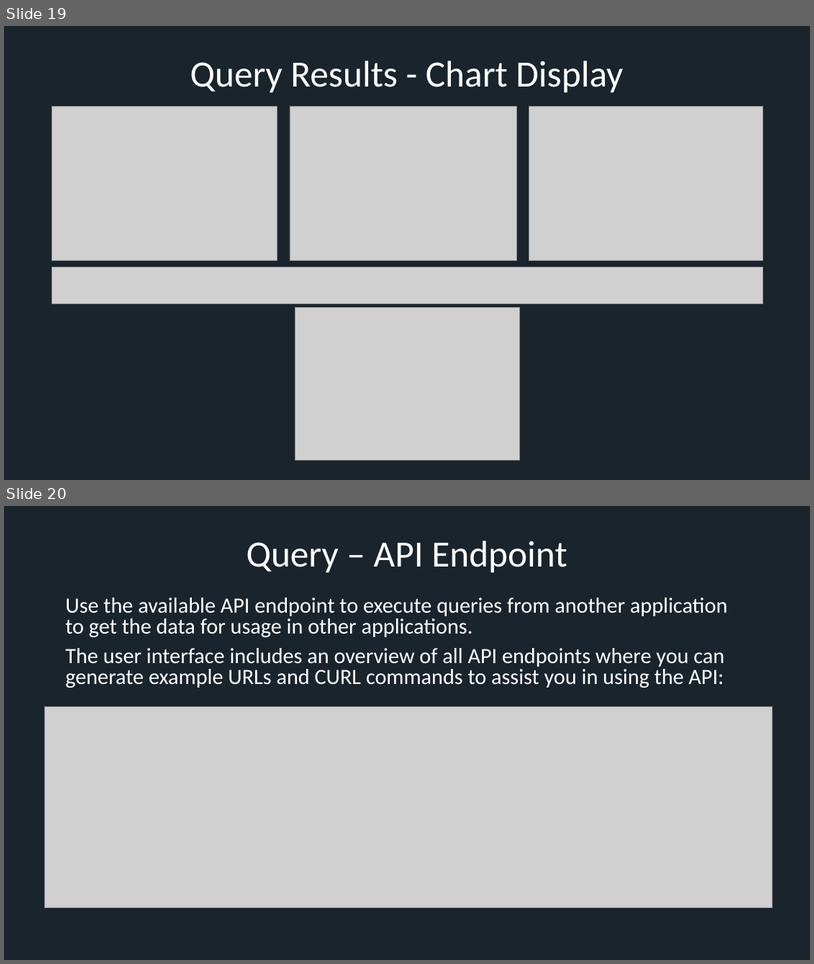
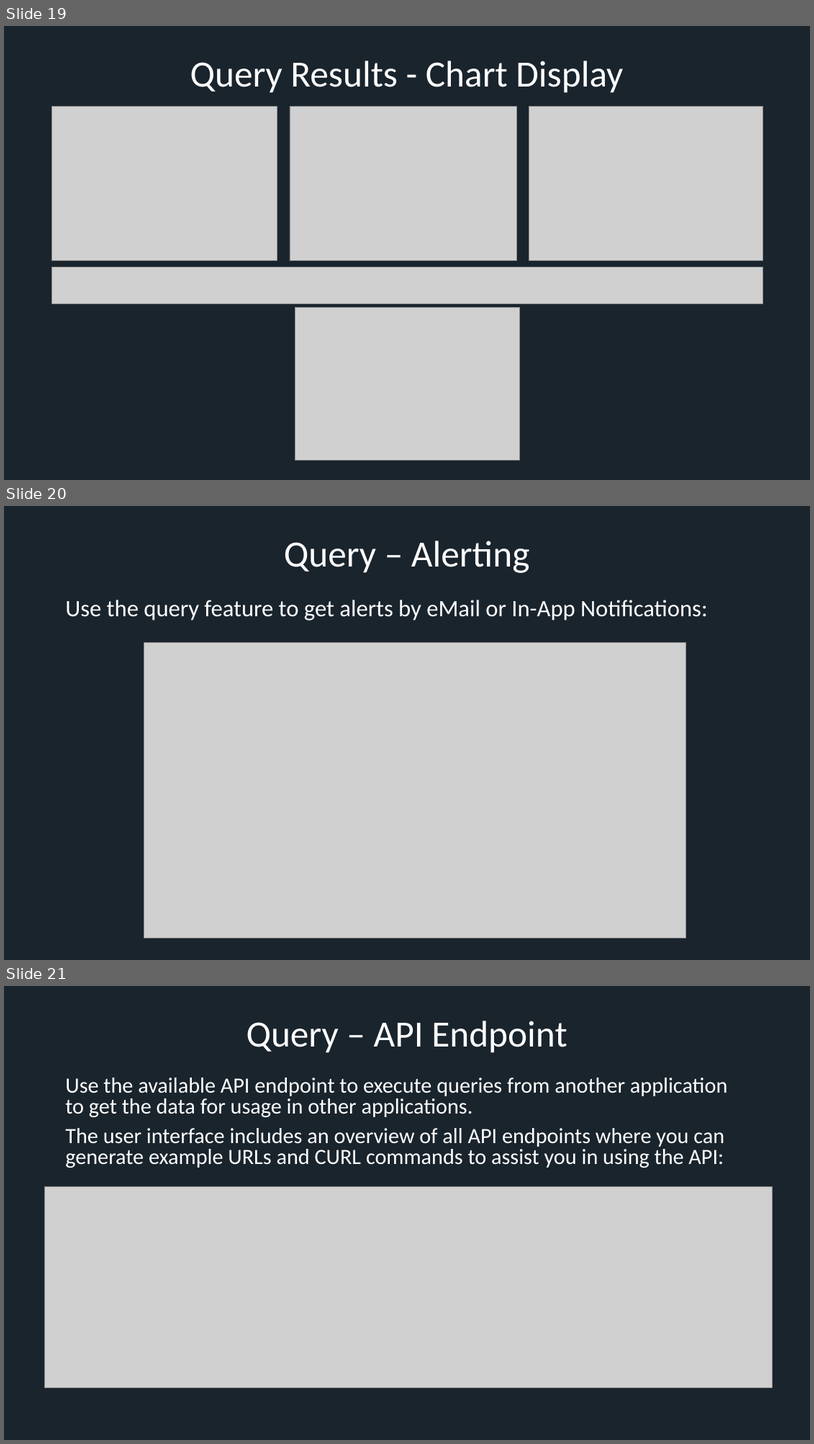
Before and after one commit to xresch/CoreFramework, a slide deck: docs/CFW_Features.pptx. Shown one above the other, each under a label of ours: slides 19 and 20 before the commit, slides 19, 20 and 21 after it. The pictures are 814x964 and 814x1444 pixels, drawn with LibreOffice and Linux fonts; fonts in the diff are those of the drawing; grey boxes stand for pictures. Boxes give left, top, right and bottom in pixels: in the first picture for what was removed or moved away, otherwise in the second. Text is boxed around its words. In the diff, an @@ line names an element or a change of style, - is before the commit and + after.

Commit message:
Query Widget: Added Alerting Task, Alerting Channels: Added method to add textData

```diff
--- a/docs/CFW_Features.pptx
+++ b/docs/CFW_Features.pptx
@@ slide 20 added at [4,506,810,960], background #1A242D @@
@@ title added at [284,541,530,573], 44 pt, text #FFFFFF @@
+Query – Alerting
@@ text added at [65,600,708,620], 28 pt, text #FFFFFF @@
+Use the query feature to get alerts by eMail or In-App Notifications:
@@ picture added at [144,643,687,938] @@
@@ what was slide 20 is now slide 21 @@
```
Also in this commit, not shown: 16 other files.
